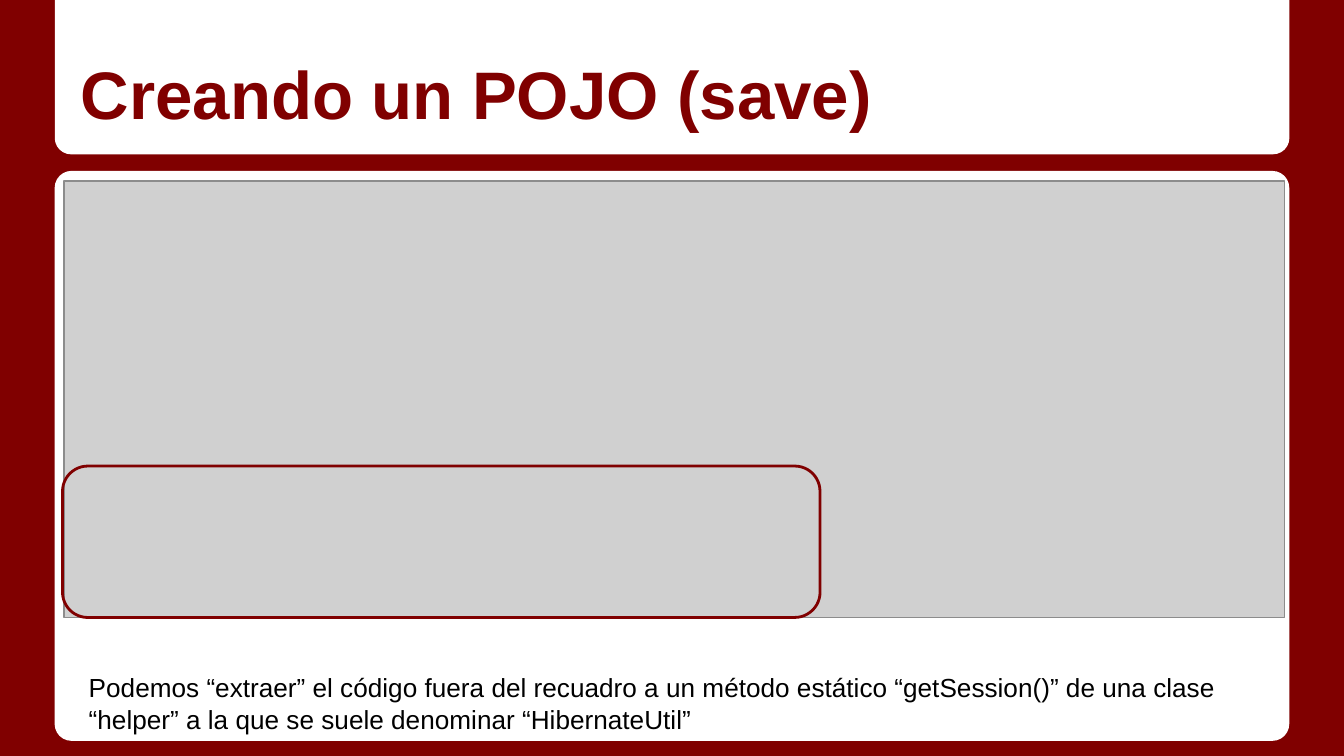
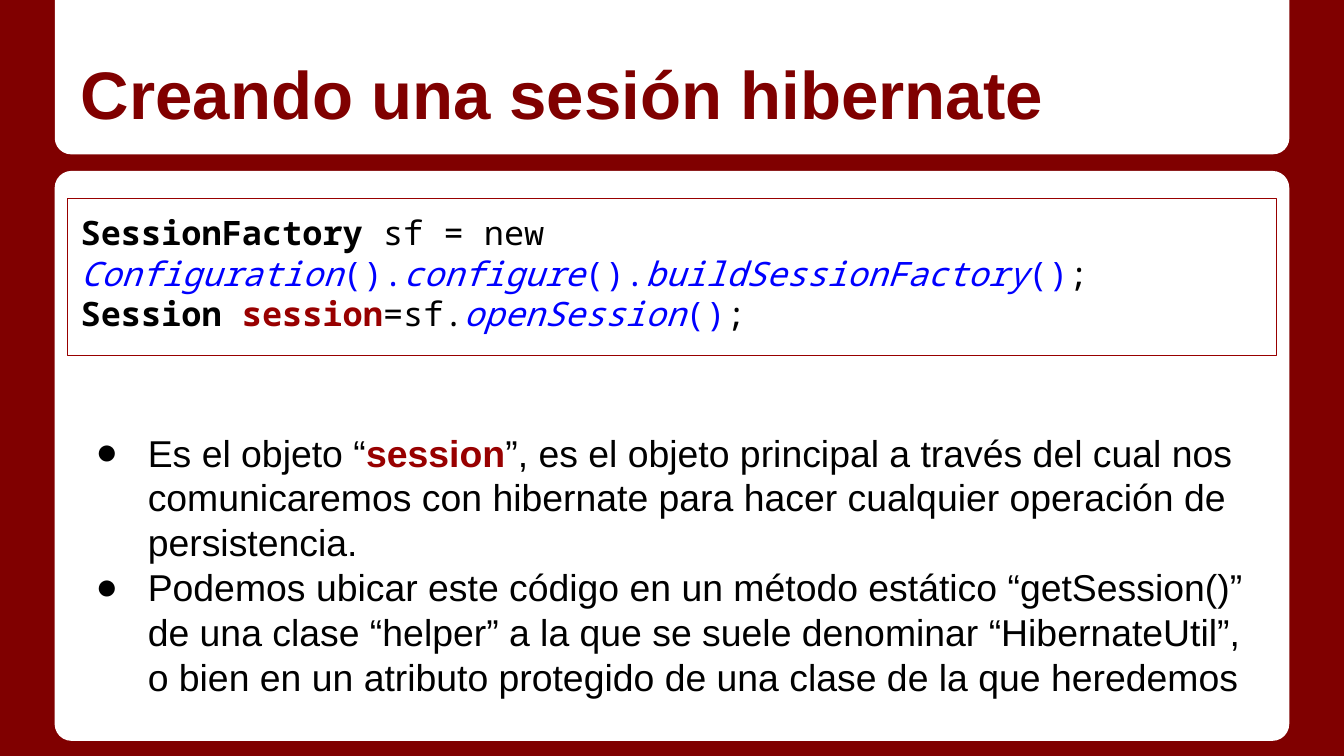
Before and after one commit to Gmuela/Apuntes, a slide deck: slide 8 of Servidor/Temas/2_1 - Persistencia con Hibernate.pptx. Drawn at 1344x756 pixels with LibreOffice and Linux fonts; fonts in the diff are those of the drawing; grey boxes stand for pictures. Boxes give left, top, right and bottom in pixels: in the first picture for what was removed or moved away, otherwise in the second. Text is boxed around its words. In the diff, an @@ line names an element or a change of style, - is before the commit and + after.

```diff
--- a/Servidor/Temas/2_1 - Persistencia con Hibernate.pptx
+++ b/Servidor/Temas/2_1 - Persistencia con Hibernate.pptx
@@ title at (x1=81, y1=69, x2=1043, y2=120): text changed @@
-Creando un POJO (save)
+Creando una sesión hibernate
@@ picture removed at (x1=65, y1=181, x2=1285, y2=618) @@
@@ text added at (x1=67, y1=199, x2=1277, y2=356), outline #980000 0.75 pt, 18 pt, text #0000FF, italic @@
+SessionFactory sf = new Configuration().configure().buildSessionFactory();
+Session session=sf.openSession();
@@ text added at (x1=148, y1=439, x2=1243, y2=698), 20 pt, text #000000 @@
+● Es el objeto “session”, es el objeto principal a través del cual nos comunicaremos con hibernate para hacer cualquier operación de persistencia.
+● Podemos ubicar este código en un método estático “getSession()” de una clase “helper” a la que se suele denominar “HibernateUtil”, o bien en un atributo protegido de una clase de la que heredemos
@@ rounded rectangle removed at (x1=62, y1=466, x2=820, y2=618) @@
@@ text removed at (x1=89, y1=677, x2=1214, y2=735) @@
-Podemos “extraer” el código fuera del recuadro a un método estático “getSession()” de una clase “helper” a la que se suele denominar “HibernateUtil”
```
Also in this commit, not shown: 5 other slides changed, 2 slides added, 1 other file.
